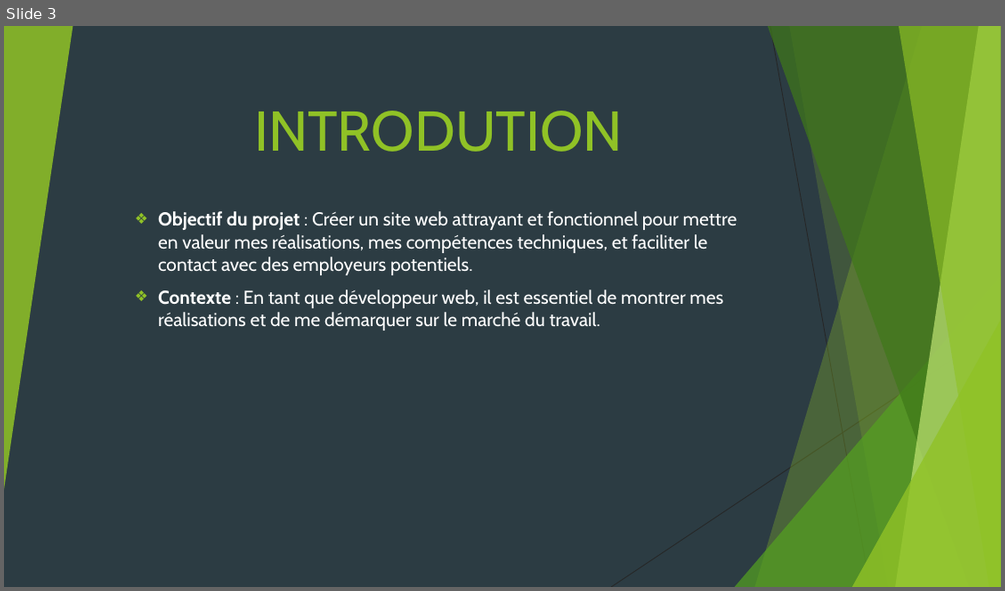
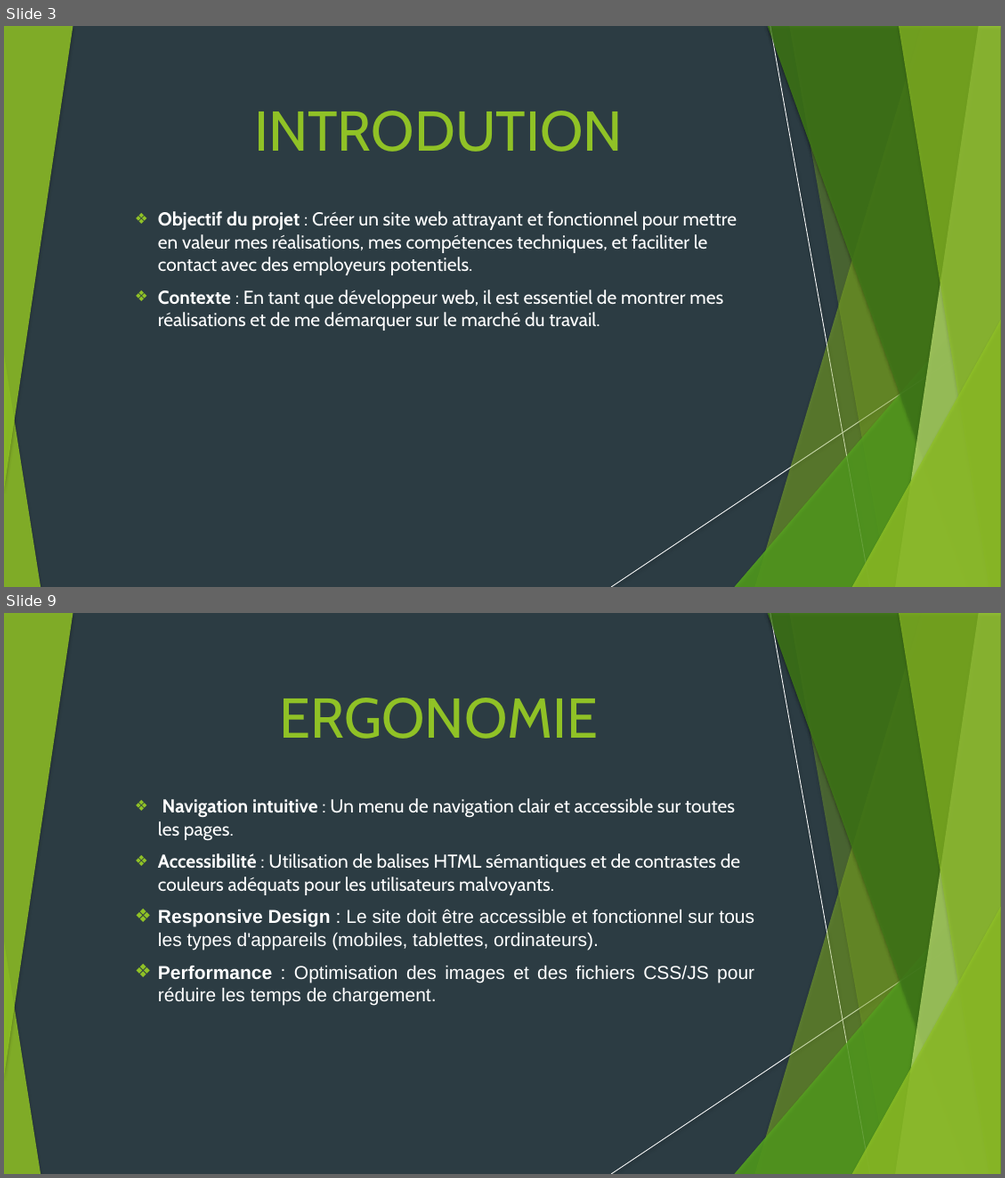
Before and after one commit to charifa93/Portfolio, a slide deck: documentation/Cahier de charges.pptm. Shown one above the other, each under a label of ours: slide 3 before the commit, slides 3 and 9 after it; the slides between them are not shown. The pictures are 1005x591 and 1005x1178 pixels, drawn with LibreOffice and Linux fonts; fonts in the diff are those of the drawing. Boxes give left, top, right and bottom in pixels: in the first picture for what was removed or moved away, otherwise in the second. Text is boxed around its words. In the diff, an @@ line names an element or a change of style, - is before the commit and + after.

Commit message:
cahier de charge

```diff
--- a/documentation/Cahier de charges.pptm
+++ b/documentation/Cahier de charges.pptm
@@ slide 9 added at <box>4,613,1001,1174</box>, background #2C3C43; not listed: 18 template elements that a slide beside it also shows @@
@@ text added at <box>279,698,598,738</box>, 54 pt, text #90C226 @@
+ERGONOMIE
@@ text added at <box>158,798,754,1005</box>, 18 pt, text #FFFFFF @@
+❖ Navigation intuitive : Un menu de navigation clair et accessible sur toutes les pages.
+❖ Accessibilité : Utilisation de balises HTML sémantiques et de contrastes de couleurs adéquats pour les utilisateurs malvoyants.
+❖ Responsive Design : Le site doit être accessible et fonctionnel sur tous les types d'appareils (mobiles, tablettes, ordinateurs).
+❖ Performance : Optimisation des images et des fichiers CSS/JS pour réduire les temps de chargement.
@@ slide 3 changed as well @@
@@ shadow on in 7 elements at <box>755,26,1001,587</box>, <box>735,275,1001,587</box>, <box>768,26,1001,587</box>, <box>896,26,1001,587</box>, <box>898,26,1001,587</box>, <box>852,320,1001,587</box>, <box>4,26,73,490</box> @@
@@ line (770, 26) - (870, 587): stroke #262626 0.75 pt to #FFFFFF 0.74 pt @@
@@ freeform shape at <box>789,26,1001,587</box>: shadow on; outline redrawn @@
@@ line (1001, 328) - (611, 587): stroke #262626 0.75 pt to #FFFFFF 0.74 pt @@
@@ group added at <box>735,26,1001,587</box>: 5 freeform shapes, 2 triangles @@
@@ triangle added at <box>4,354,40,587</box>, fill #90C226 at 85% opacity @@
```
Also in this commit, not shown: 2 other slides changed, 12 other slides added, 35 other files.
